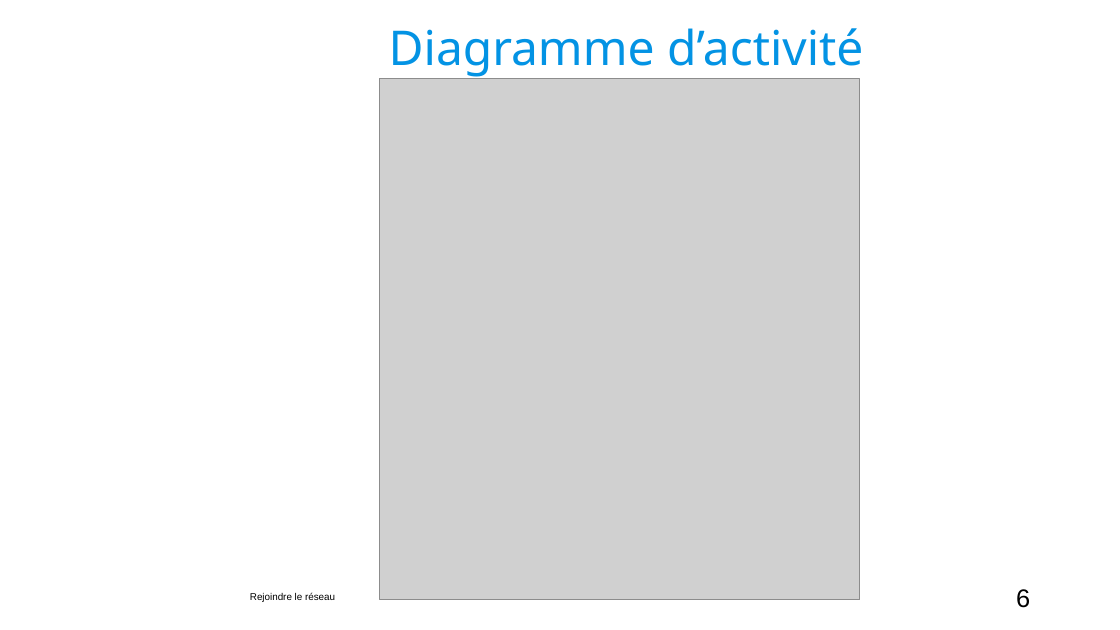
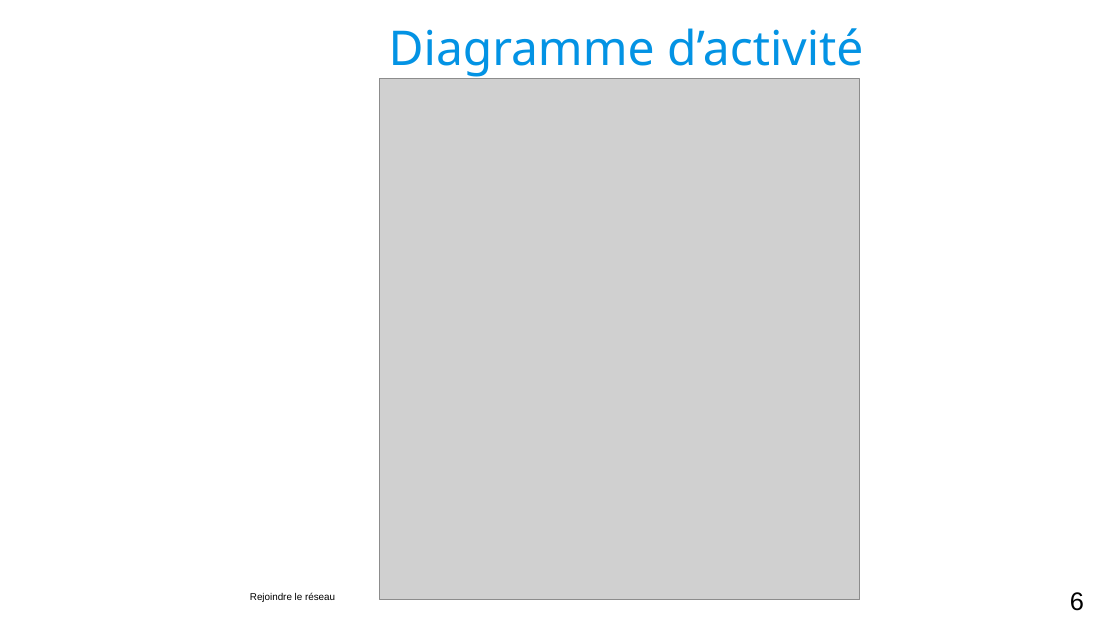
Before and after one commit to Georgie1502/Dossier, a slide deck: slide 6 of 3_Mon_Projet_Fil_Rouge/1_Cahier_des_charges/Presentation Batimelles.odp. Drawn at 1120x630 pixels with LibreOffice and Linux fonts; fonts in the diff are those of the drawing; grey boxes stand for pictures; background and template pictures are left out. Boxes give left, top, right and bottom in pixels: in the first picture for what was removed or moved away, otherwise in the second. Text is boxed around its words. In the diff, an @@ line names an element or a change of style, - is before the commit and + after.

```diff
--- a/3_Mon_Projet_Fil_Rouge/1_Cahier_des_charges/Presentation Batimelles.odp
+++ b/3_Mon_Projet_Fil_Rouge/1_Cahier_des_charges/Presentation Batimelles.odp
@@ page number: place and size @@
-page number at [1016, 589, 1030, 608]
+page number at [1070, 592, 1084, 611]
```
Also in this commit, not shown: 2 other slides changed, 3 other files.
